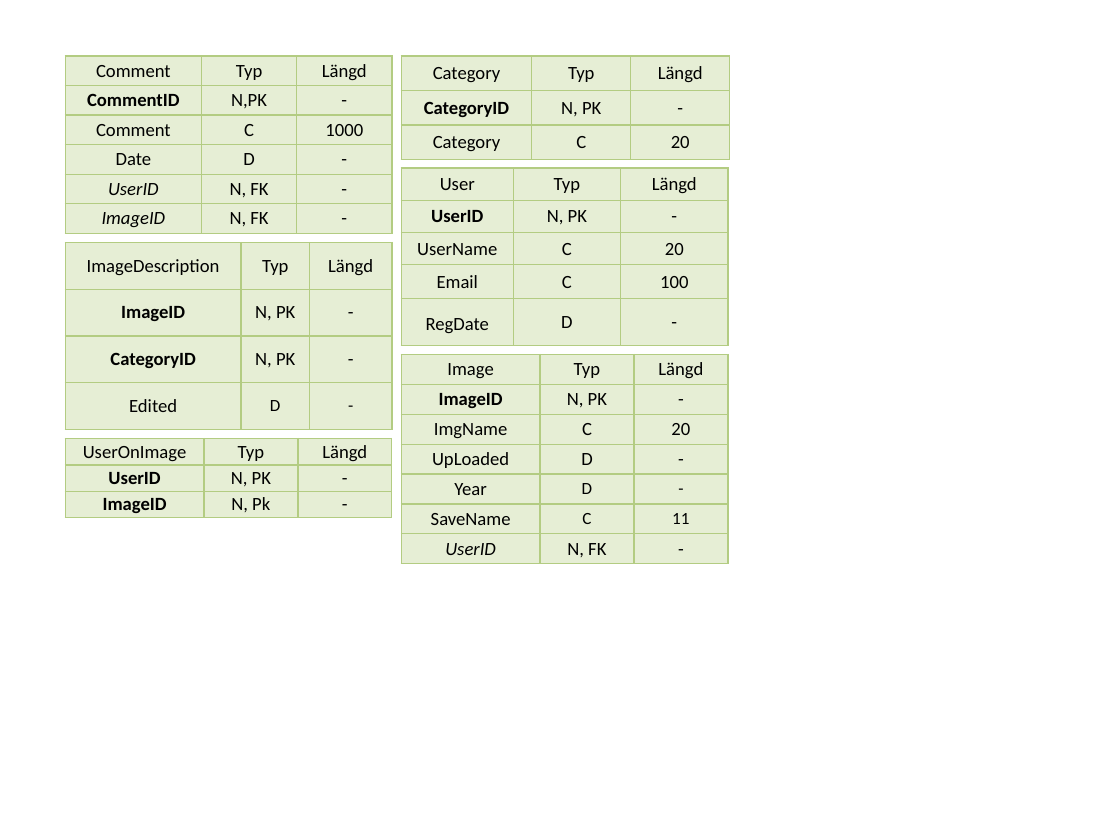
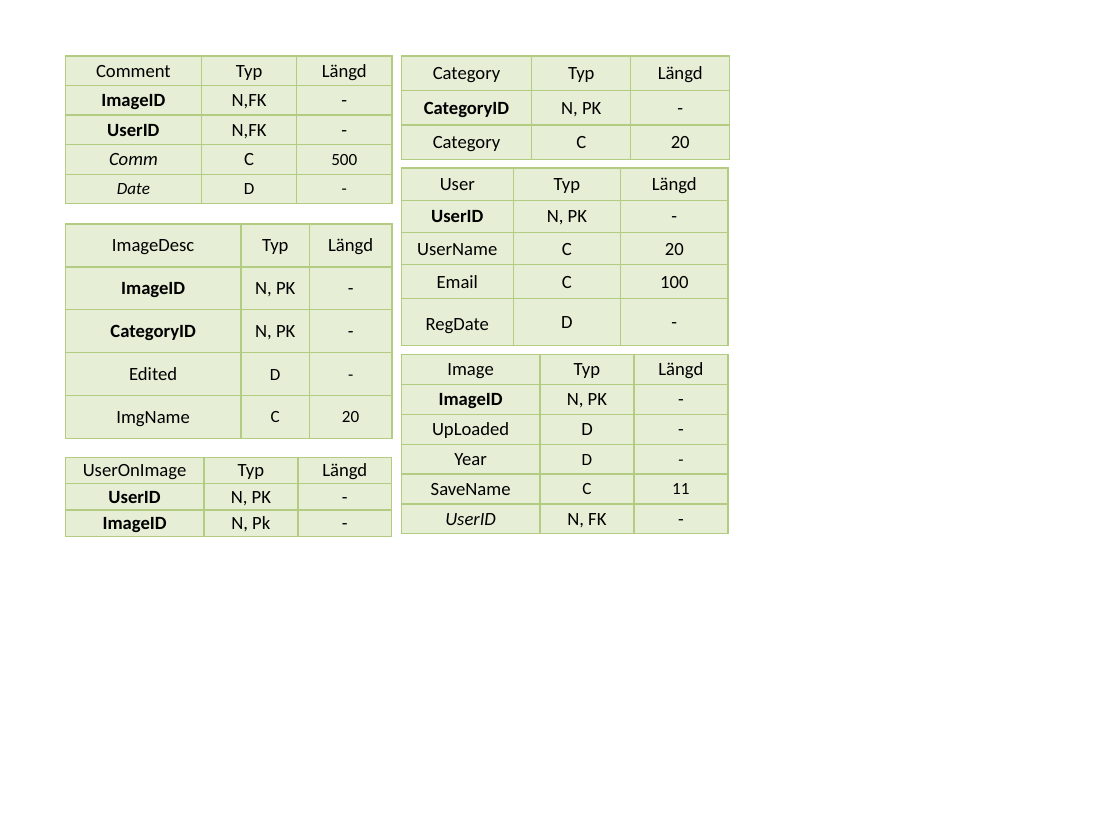
Before and after one commit to Grenmyr/vt14-3-1-individuellt-arbete, a slide deck: slide 3 of Databasteknik AKS/projektet.pptx. Drawn at 1120x840 pixels with LibreOffice and Linux fonts; fonts in the diff are those of the drawing. Boxes give left, top, right and bottom in pixels: in the first picture for what was removed or moved away, otherwise in the second. Text is boxed around its words. In the diff, an @@ line names an element or a change of style, - is before the commit and + after.

```diff
--- a/Databasteknik AKS/projektet.pptx
+++ b/Databasteknik AKS/projektet.pptx
@@ table at <box>65,56,392,204</box> @@
-row 2: CommentID | N,PK | -
-row 3: Comment | C | 1000
+row 2: ImageID | N,FK | -
+row 3: UserID | N,FK | -
+row 4: Comm | C | 500
-row 5: UserID | N, FK | -
-row 6: ImageID | N, FK | -
@@ table at <box>65,224,392,439</box> @@
-row 1, column 1: ImageDescription
+row 1, column 1: ImageDesc
+row 5: ImgName | C | 20
@@ table: place and size @@
-table at <box>65,243,392,430</box>
+table at <box>65,224,392,439</box>
@@ table at <box>401,355,728,534</box> @@
-row 3: ImgName | C | 20
@@ table: place and size @@
-table at <box>65,439,392,517</box>
+table at <box>65,457,392,536</box>
```
Also in this commit, not shown: 3 other slides changed, 5 other files.
